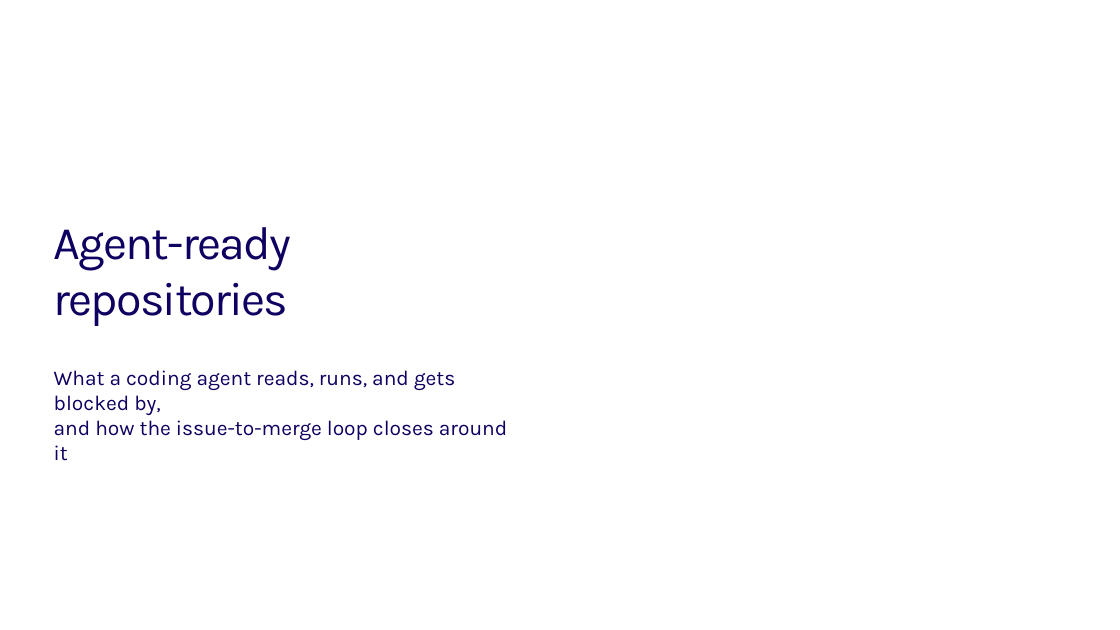
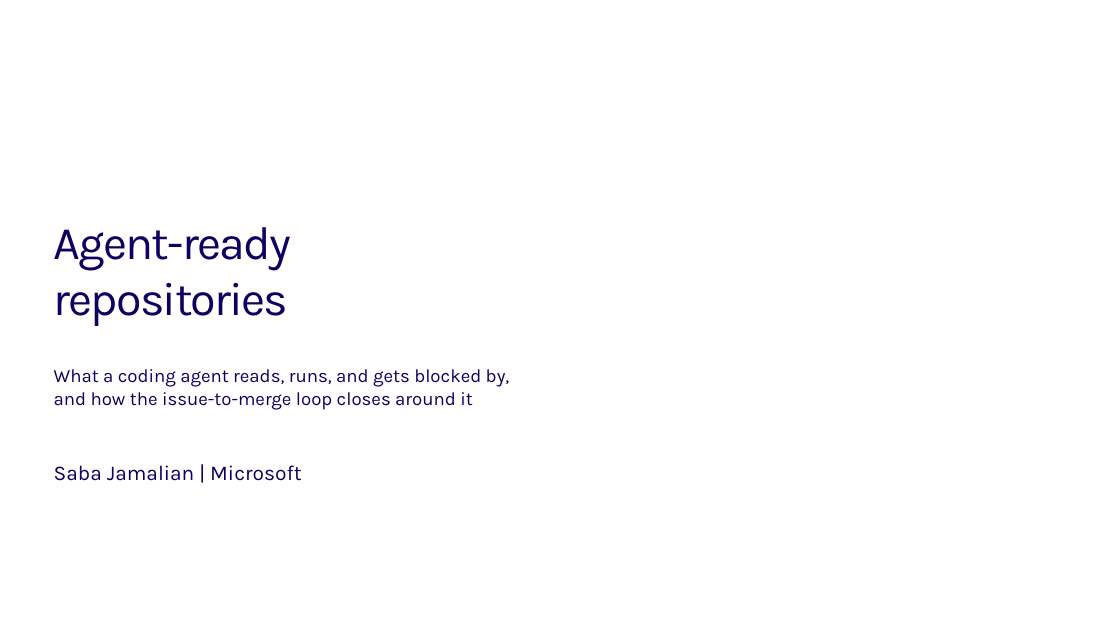
Before and after one commit to sabajamalian/agentic-sdlc-demo-01, a slide deck: slide 1 of decks/agent-ready-repos.pptx. Drawn at 1120x630 pixels with LibreOffice and Linux fonts; fonts in the diff are those of the drawing; background and template pictures are left out. Boxes give left, top, right and bottom in pixels: in the first picture for what was removed or moved away, otherwise in the second. Text is boxed around its words. In the diff, an @@ line names an element or a change of style, - is before the commit and + after.

```diff
--- a/decks/agent-ready-repos.pptx
+++ b/decks/agent-ready-repos.pptx
@@ text at (54, 369, 510, 481): text changed; size 18 to 16 pt @@
-What a coding agent reads, runs, and gets blocked by,
-and how the issue-to-merge loop closes around it
+What a coding agent reads, runs, and gets blocked by, and how the issue-to-merge loop closes around it
+Saba Jamalian | Microsoft
```
Also in this commit, not shown: 8 other slides changed, 2 slides removed.
